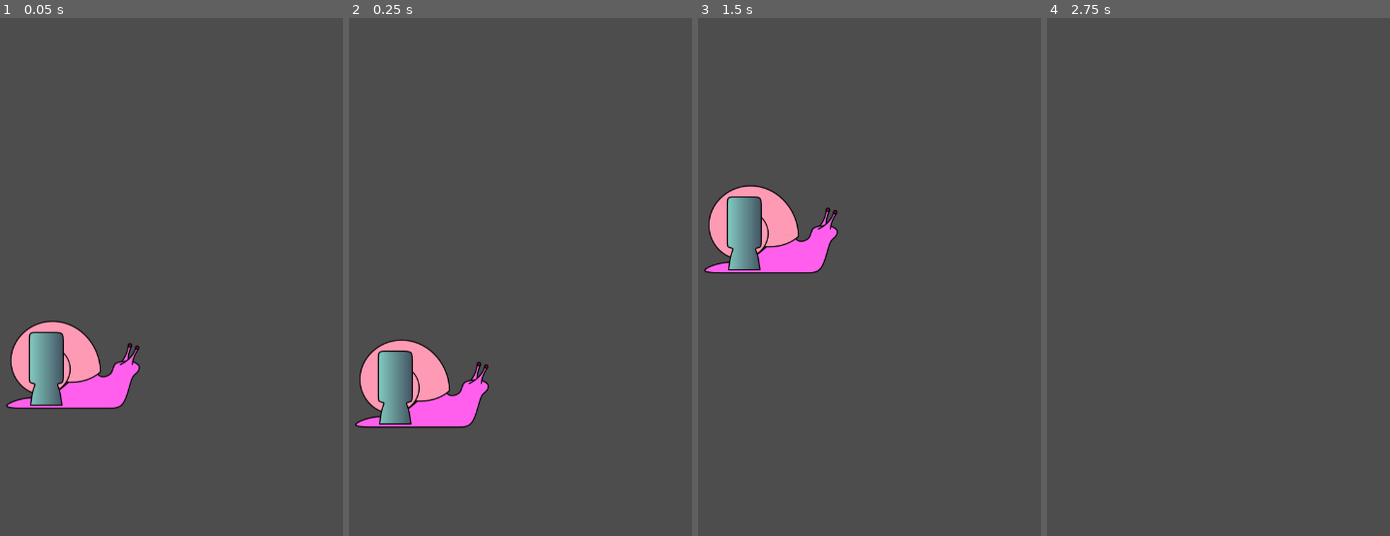
Above: before the commit, frames 1-4 (left to right).
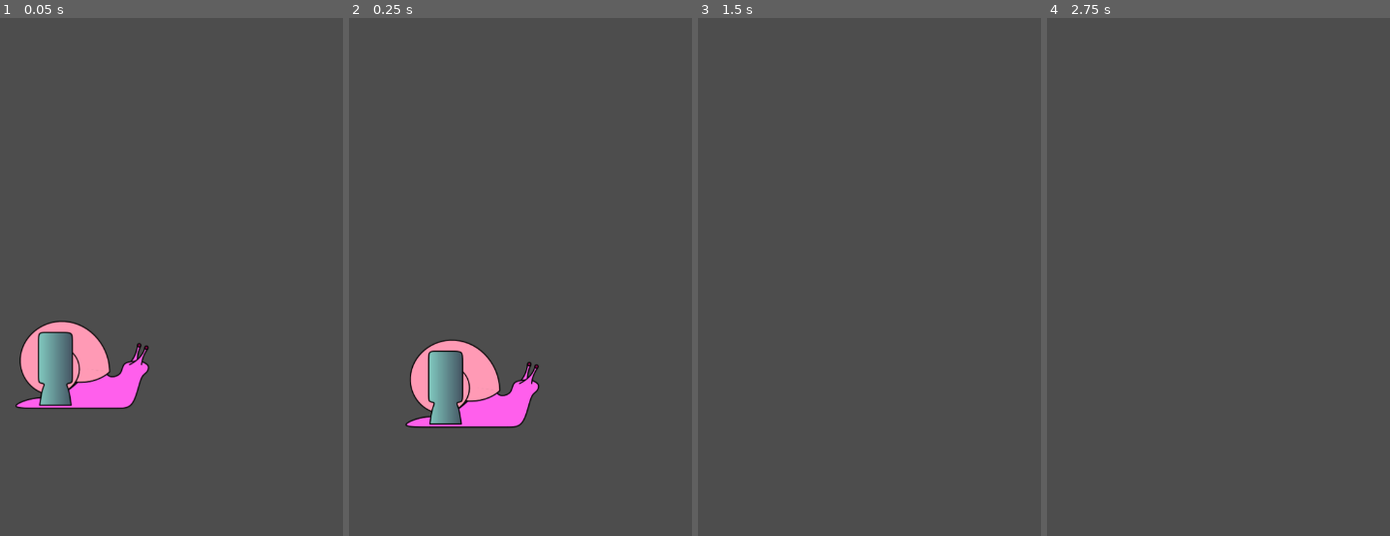
Above: after the commit, the same moments.

Repository: snail-with-tea/rocket-snail
Game: Godot game, scene res://base.tscn
Same seed, same stepped clock (60 frames per second), same inputs: the game is played once before the commit and once after it. Before the commit the project has no main scene; this scene is started directly in both runs.
Inputs:
- Up to frame 1 (0.05 s): no input
- Up to frame 2 (0.25 s): no input
- Up to frame 3 (1.5 s): hold Space (jump) 0.53-1.28 s; tap Space (jump) at 1.35 s
- Up to frame 4 (2.75 s): tap Space (jump) at 1.52, 1.82 s; hold Space (jump) from 2.03 s (still down)

The runs differ from the first frame. In frame 1, 3.4% of the frame differs, in the area x 1-44%, y 58-76%; in frame 2, 6.5%, in the area x 1-56%, y 61-80%; in frame 3, 4.6%; in frame 4, nothing differs.

Commit message:
добавили движение по оси x

Diff:
--- a/project.godot
+++ b/project.godot
@@ -11,6 +11,7 @@
 [application]
 
 config/name="Rocket Snail"
+run/main_scene="res://base.tscn"
 config/features=PackedStringArray("4.1", "GL Compatibility")
 config/icon="res://icon.svg"
 
--- a/snail.gd
+++ b/snail.gd
@@ -14,9 +14,9 @@
 	speed = SPEED_BASE
 
 func _physics_process(delta):
-	speed+=log(time+1)*SPEED_BASE
+	speed=(log(time+1 )+1)*SPEED_BASE
 	time+=delta
-
+	velocity.x=speed
 	# Add the gravity.
 	if not is_on_floor():
 		velocity.y += gravity * delta
@@ -24,5 +24,8 @@
 	# Handle Jump.
 	if Input.is_action_pressed("jump"):
 		velocity.y = JUMP_VELOCITY
+		$Fireblast1.visible = true
+	else:
+		$Fireblast1.visible = false
 
 	move_and_slide()
--- a/snail.tscn
+++ b/snail.tscn
@@ -1,8 +1,9 @@
-[gd_scene load_steps=7 format=3 uid="uid://cy8scwa86m8br"]
+[gd_scene load_steps=8 format=3 uid="uid://cy8scwa86m8br"]
 
 [ext_resource type="Texture2D" uid="uid://bdhr3dvatkgln" path="res://snail.svg" id="1_3lqwr"]
 [ext_resource type="Script" path="res://snail.gd" id="1_t8aci"]
 [ext_resource type="Texture2D" uid="uid://qt5mkdecy4dq" path="res://jetpack.svg" id="2_juqj5"]
+[ext_resource type="Texture2D" uid="uid://n4qv1a17hvet" path="res://fireblast1.png" id="4_jwb55"]
 
 [sub_resource type="CircleShape2D" id="CircleShape2D_gdm8i"]
 radius = 72.0
@@ -39,3 +40,8 @@
 position = Vector2(81, 32)
 rotation = -2.81755
 shape = SubResource("CapsuleShape2D_yulsv")
+
+[node name="Fireblast1" type="Sprite2D" parent="."]
+position = Vector2(-41, 140)
+scale = Vector2(0.214654, 0.214654)
+texture = ExtResource("4_jwb55")
Binary file added: fireblast1.png
Not shown, added: fireblast1.png.import
